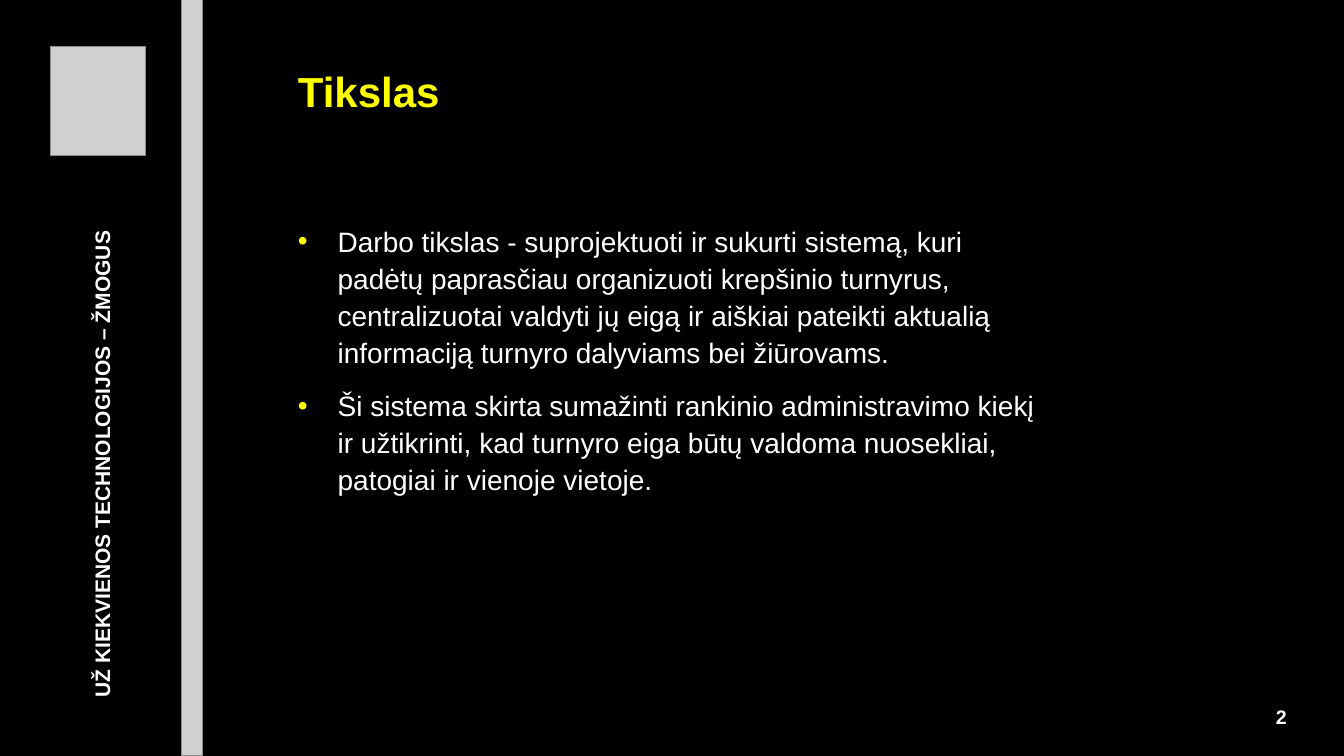
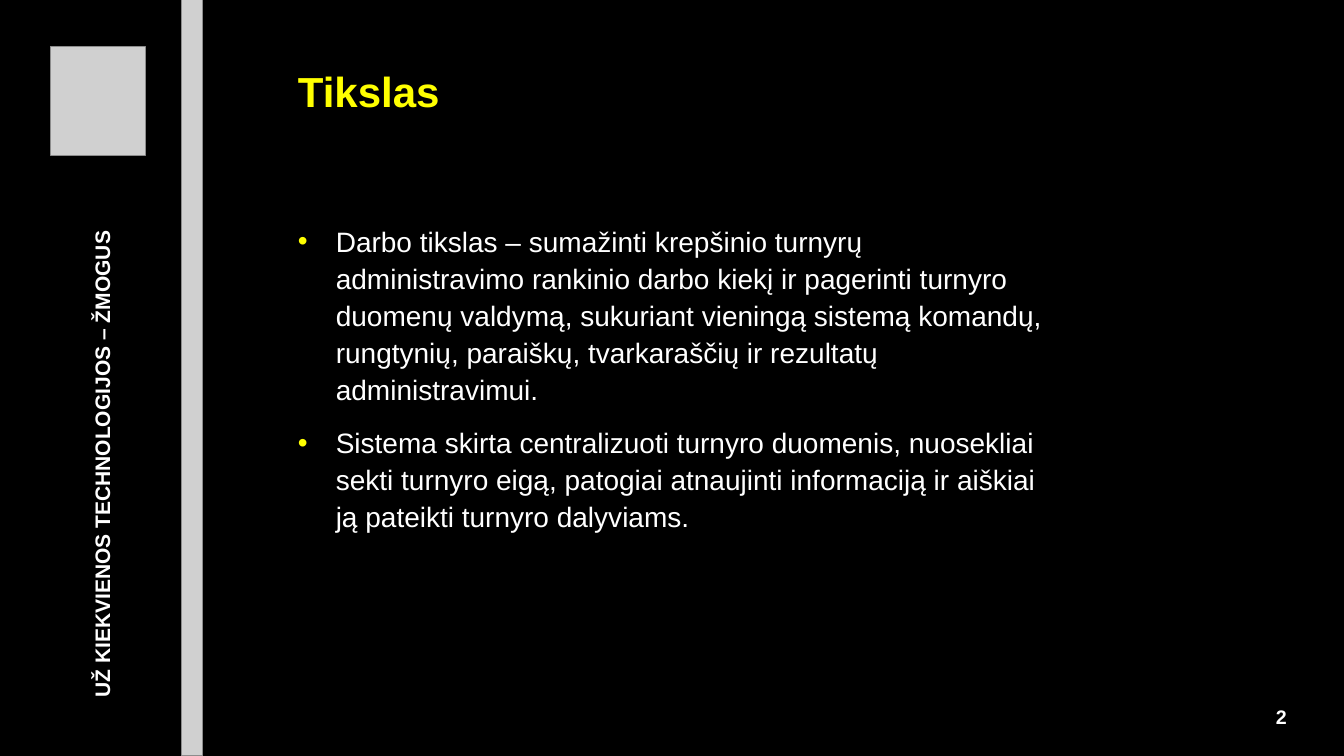
Before and after one commit to kalbaca12/Tournament, a slide deck: slide 2 of SKAIDRES_bendros_sablonas-LT_Arial_su_projekto_skaidremis_v3.pptx. Drawn at 1344x756 pixels with LibreOffice and Linux fonts; fonts in the diff are those of the drawing; grey boxes stand for pictures. Boxes give left, top, right and bottom in pixels: in the first picture for what was removed or moved away, otherwise in the second. Text is boxed around its words. In the diff, an @@ line names an element or a change of style, - is before the commit and + after.

```diff
--- a/SKAIDRES_bendros_sablonas-LT_Arial_su_projekto_skaidremis_v3.pptx
+++ b/SKAIDRES_bendros_sablonas-LT_Arial_su_projekto_skaidremis_v3.pptx
@@ text at (x1=336, y1=231, x2=1041, y2=532): text changed @@
-• Darbo tikslas - suprojektuoti ir sukurti sistemą, kuri padėtų paprasčiau organizuoti krepšinio turnyrus, centralizuotai valdyti jų eigą ir aiškiai pateikti aktualią informaciją turnyro dalyviams bei žiūrovams.
-• Ši sistema skirta sumažinti rankinio administravimo kiekį ir užtikrinti, kad turnyro eiga būtų valdoma nuosekliai, patogiai ir vienoje vietoje.
+• Darbo tikslas – sumažinti krepšinio turnyrų administravimo rankinio darbo kiekį ir pagerinti turnyro duomenų valdymą, sukuriant vieningą sistemą komandų, rungtynių, paraiškų, tvarkaraščių ir rezultatų administravimui.
+• Sistema skirta centralizuoti turnyro duomenis, nuosekliai sekti turnyro eigą, patogiai atnaujinti informaciją ir aiškiai ją pateikti turnyro dalyviams.
```
Also in this commit, not shown: 11 other slides changed, 30 slides removed, 4 other files.
